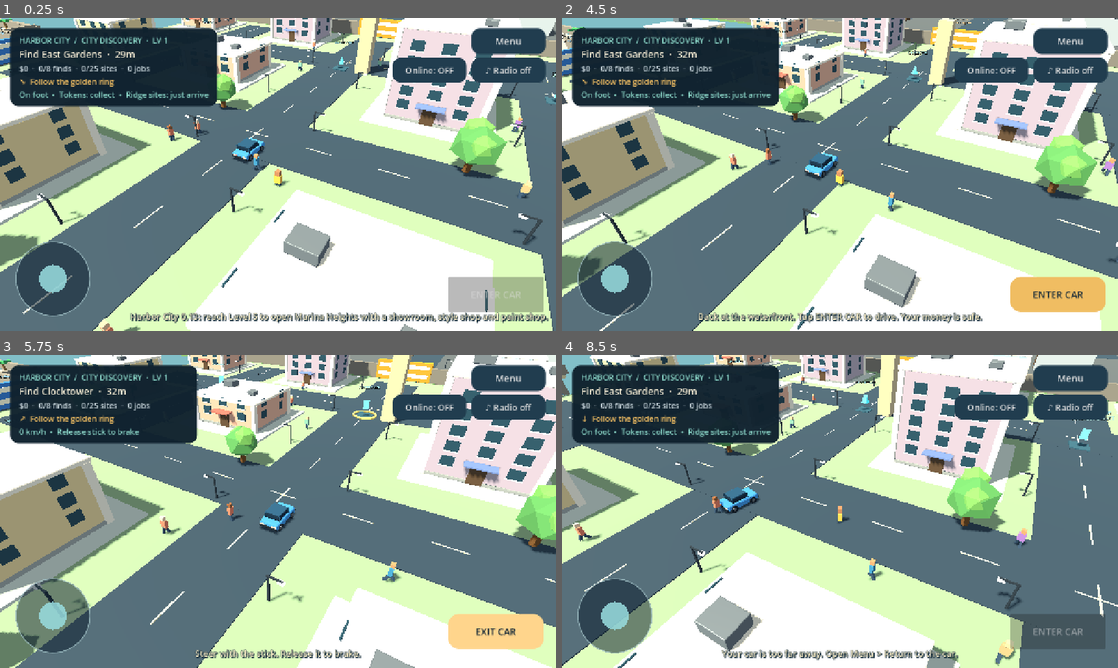
Above: before the commit, frames 1-4 (two rows, left to right).
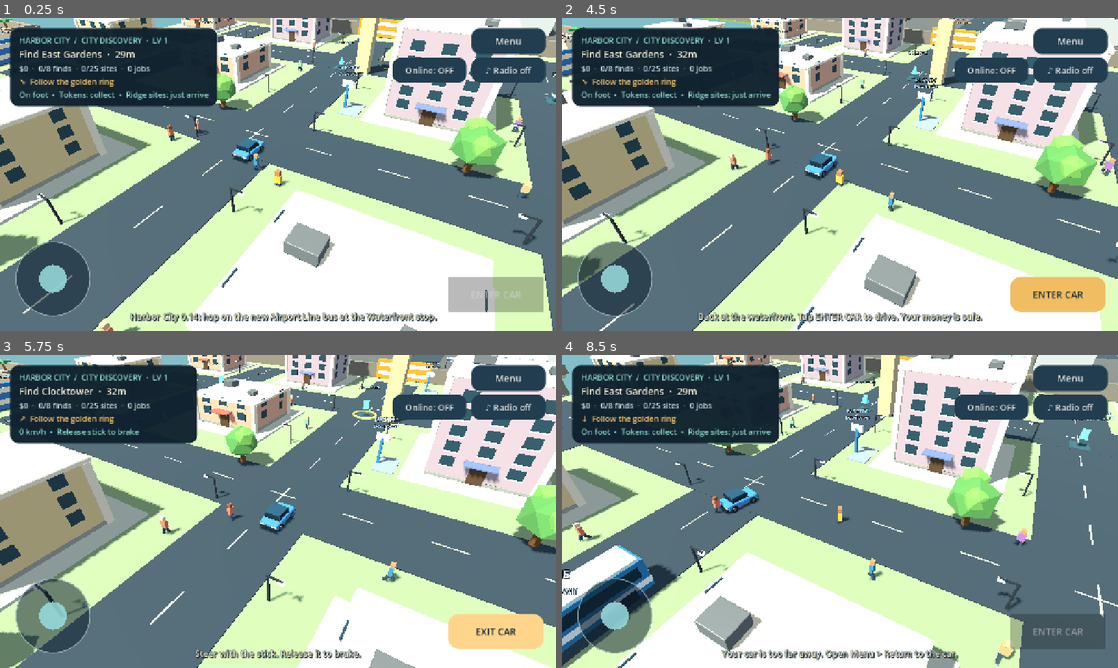
Above: after the commit, the same moments.

Repository: kokolo2020/GTA2027
Game: Godot game, scene res://main.tscn
The game is run twice, just before and just after one commit, with the same random seed, the same clock (stepped at 60 frames per second) and the same inputs.
Inputs (mouse positions are in pixels of both pictures, inside the frame that each line leads up to):
- Up to frame 1 (0.25 s): no input
- Up to frame 2 (4.5 s): click "♪ Radio off" at 0.5 s; click "♪ Harbor FM" at 1.25 s; click "♪ Bay Waves" at 2 s; click "♪ Talk 88" at 2.75 s; click "Menu" at 3.5 s; click "Return to the car" at 4.25 s
- Up to frame 3 (5.75 s): click "ENTER CAR" at 5 s
- Up to frame 4 (8.5 s): move the mouse to (962, 495) at 5.77 s; hold D 5.78-6.5 s; tap E at 5.85, 7.35 s; click (962, 495) at 5.92 s; drag from (728, 527) to (812, 574) at 6.52 s; move the mouse to (895, 442) at 7.27 s; hold D 7.28-8 s; drag from (812, 574) to (673, 464) at 8.02 s

The runs differ from the first frame. In frame 1, 1.5% of the frame differs, in the area x 34-99%, y 0-98%; in frame 2, 0.3%; in frame 3, 0.5%; in frame 4, 4.2%, in the area x 0-57%, y 17-100%.

Commit message:
Harbor City 0.14.0 source: Airport Line bus with six stops, hop on and off
Co-Authored-By: Claude Sonnet 5.5 <noreply@anthropic.com>
Claude-Session: https://claude.ai/code/session_01BK9nDGzoJHfc86356rWEAH

Diff:
--- a/game/main.gd
+++ b/game/main.gd
@@ -81,6 +81,16 @@
 	{"name":"Summit Pass Overlook","pos":Vector3(178,5.7,-270),"pay":800},
 ]
 const NORTH_BONUS := 2000
+const BUS_STOPS := [
+	{"name":"Harbor Waterfront","z":44.0},
+	{"name":"Downtown","z":-12.0},
+	{"name":"North Gate","z":-48.0},
+	{"name":"Industrial Quarter","z":-90.0},
+	{"name":"Maple Suburbs","z":-180.0},
+	{"name":"Harbor Airfield","z":-288.0}]
+const BUS_SPEED := 9.0
+const BUS_DWELL := 7.0
+const BUS_LANE := 2.6
 const TRIALS := [
 	{"name":"City Sprint","area":0,"start":Vector3(-32,0,32),"cps":[Vector3(32,0,32),Vector3(32,0,-32),Vector3(-32,0,-32),Vector3(-32,0,32)],"par":40.0,"pay":300},
 	{"name":"Ridge Sprint","area":1,"start":Vector3(52,0,0),"cps":[Vector3(68,0,0),Vector3(100,0,0),Vector3(118,2.5,0),Vector3(144,5.7,0)],"par":16.0,"pay":500},
@@ -166,6 +176,14 @@
 var action_button: Button
 var menu: PanelContainer
 var driving := false
+var bus: Node3D
+var bus_label: Label3D
+var bus_z := 44.0
+var bus_idx := 0
+var bus_next := 1
+var bus_fwd := true
+var bus_dwell := 5.0
+var bus_riding := false
 var carrying := false
 var cash := 0
 var deliveries := 0
@@ -243,6 +261,7 @@
 	_build_bay()
 	_build_north()
 	_build_marina()
+	_build_bus()
 	_build_landscape()
 	_build_peds()
 	radio_player = AudioStreamPlayer.new()
@@ -257,7 +276,7 @@
 	_radio_refresh()
 	if radio_station > 0 and "--smoke-test" not in OS.get_cmdline_user_args() and "--shots" not in OS.get_cmdline_user_args():
 		_radio_set(radio_station)
-	_show_toast("Harbor City 0.13: reach Level 5 to open Marina Heights with a showroom, style shop and paint shop.")
+	_show_toast("Harbor City 0.14: hop on the new Airport Line bus at the Waterfront stop.")
 	booted = true
 	if "--smoke-test" in OS.get_cmdline_user_args():
 		await _smoke_test()
@@ -1394,6 +1413,120 @@
 	mat.emission_enabled = true
 	mat.emission = tint.darkened(0.4)
 	_sign(String(SHOPS[i]["name"]).to_upper(),pos+Vector3(0,5.2,0),tint.lightened(0.3),40)
+
+# ---------- v0.14 public bus: Waterfront <-> Harbor Airfield, hop on and off at the stops ----------
+func _bus_last() -> int:
+	return BUS_STOPS.size()-1 if _north_open() else 2
+
+func _build_bus() -> void:
+	for i in BUS_STOPS.size():
+		var z: float = BUS_STOPS[i]["z"]
+		_box(self,Vector3(6.6,1.7,z),Vector3(0.3,3.4,0.3),Color("2f7fb8"))
+		_box(self,Vector3(6.6,3.5,z),Vector3(1.6,0.9,0.2),Color("f4f7fa"))
+		_box(self,Vector3(7.6,0.15,z),Vector3(2.6,0.1,4.2),Color("8fa0aa"))
+		_sign("BUS STOP\n"+String(BUS_STOPS[i]["name"]),Vector3(6.6,5.2,z),Color("bfe4ff"),40)
+	bus = Node3D.new()
+	add_child(bus)
+	_box(bus,Vector3(0,1.55,0),Vector3(2.7,2.5,9.6),Color("2f7fb8"))
+	_box(bus,Vector3(0,0.95,0),Vector3(2.74,0.5,9.64),Color("f4f7fa"))
+	_box(bus,Vector3(0,2.0,0),Vector3(2.76,0.9,8.6),Color("1d3442"))
+	_box(bus,Vector3(0,2.85,0),Vector3(2.5,0.25,9.2),Color("e8eef2"))
+	for wx in [-1.2,1.2]:
+		for wz in [-3.0,3.0]:
+			_box(bus,Vector3(wx,0.45,wz),Vector3(0.45,0.9,1.1),Color("20262b"))
+	_box(bus,Vector3(0,1.3,-4.82),Vector3(2.3,0.5,0.1),Color("ffe9a8"))
+	bus_label = Label3D.new()
+	bus_label.font_size = 46
+	bus_label.modulate = Color("d8f0ff")
+	bus_label.position = Vector3(0,4.6,0)
+	bus_label.billboard = BaseMaterial3D.BILLBOARD_ENABLED
+	bus_label.outline_size = 8
+	bus_label.pixel_size = 0.014
+	bus.add_child(bus_label)
+	_bus_reset()
+
+func _bus_reset() -> void:
+	bus_idx = 0
+	bus_next = 1
+	bus_fwd = true
+	bus_dwell = 5.0
+	bus_z = float(BUS_STOPS[0]["z"])
+	bus.position = Vector3(BUS_LANE,0,bus_z)
+	bus.rotation.y = 0.0
+
+func _bus_text() -> String:
+	if bus_dwell > 0.0:
+		return "AIRPORT LINE\nAt %s" % BUS_STOPS[bus_idx]["name"]
+	return "AIRPORT LINE\nNext: %s" % BUS_STOPS[bus_next]["name"]
+
+func _bus_tick(delta: float) -> void:
+	if bus == null:
+		return
+	var last := _bus_last()
+	if bus_dwell > 0.0:
+		bus_dwell -= delta
+		if bus_dwell <= 0.0:
+			if bus_fwd and bus_idx >= last:
+				bus_fwd = false
+			elif not bus_fwd and bus_idx <= 0:
+				bus_fwd = true
+			bus_next = clampi(bus_idx+(1 if bus_fwd else -1),0,BUS_STOPS.size()-1)
+			if bus_riding:
+				_show_toast("Next stop: %s" % BUS_STOPS[bus_next]["name"])
+	else:
+		var target_z: float = BUS_STOPS[bus_next]["z"]
+		var remaining := absf(target_z-bus_z)
+		var speed := minf(BUS_SPEED,2.0+remaining*1.1)
+		var step := minf(speed*delta,remaining)
+		bus_z += step*(-1.0 if bus_fwd else 1.0)
+		if remaining-step < 0.02:
+			bus_z = target_z
+			bus_idx = bus_next
+			bus_dwell = BUS_DWELL+(3.0 if bus_idx == 0 or bus_idx >= last else 0.0)
+			if bus_riding:
+				_show_toast("%s  ·  tap GET OFF to hop off" % BUS_STOPS[bus_idx]["name"])
+	var lane := BUS_LANE if bus_fwd else -BUS_LANE
+	bus.position.x = move_toward(bus.position.x,lane,delta*2.2)
+	bus.position.z = bus_z
+	bus.rotation.y = lerp_angle(bus.rotation.y,0.0 if bus_fwd else PI,minf(delta*3.0,1.0))
+	bus_label.text = _bus_text()
+	if bus_riding:
+		player.position = bus.position+Vector3(0,1.3,0)
+		player.velocity = Vector3.ZERO
+
+func _bus_near() -> bool:
+	if bus == null or driving or bus_riding or bus_dwell <= 0.0:
+		return false
+	if exploring and _nearest_find() >= 0:
+		return false
+	if not exploring:
+		var dest := _destination()
+		if Vector2(player.position.x-dest.x,player.position.z-dest.z).length() < 4.8:
+			return false
+	return Vector2(player.position.x-bus.position.x,player.position.z-bus.position.z).length() < 9.0
+
+func _bus_board() -> void:
+	if chase_mode != 0 or online_role != 0:
+		_show_toast("No bus rides during a chase.")
+		return
+	bus_riding = true
+	player.hide()
+	player.get_child(0).set_deferred("disabled",true)
+	_show_toast("Riding the Airport Line  ·  next stop: %s" % BUS_STOPS[bus_next if bus_dwell <= 0.0 else clampi(bus_idx+(1 if bus_fwd else -1),0,BUS_STOPS.size()-1)]["name"])
+
+func _bus_alight(force := false) -> void:
+	if not bus_riding:
+		return
+	if bus_dwell <= 0.0 and not force:
+		_show_toast("Wait for the next stop: %s" % BUS_STOPS[bus_next]["name"])
+		return
+	bus_riding = false
+	var z := bus.position.z
+	player.position = Vector3(5.2,0.9,z+3.2)
+	player.velocity = Vector3.ZERO
+	player.show()
+	player.get_child(0).set_deferred("disabled",false)
+	_show_toast("Hopped off at %s." % BUS_STOPS[bus_idx]["name"])
 
 func _build_marina() -> void:
 	var asphalt := Color("354653")
@@ -1730,6 +1863,7 @@
 	return orole_test or (online_on and online_state == 3)
 
 func _orole_start(role: int) -> void:
+	_bus_alight(true)
 	if not _orole_ready():
 		_show_toast("Turn Online on first (top right), then pick a role.")
 		return
@@ -1879,6 +2013,7 @@
 	return center+Vector3(dist,0.3,0)
 
 func _chase_start(mode: int) -> void:
+	_bus_alight(true)
 	if trial_active >= 0:
 		_show_toast("Finish or cancel your trial first.")
 		return
@@ -2905,6 +3040,8 @@
 		float(Input.is_physical_key_pressed(KEY_D) or Input.is_physical_key_pressed(KEY_RIGHT))-float(Input.is_physical_key_pressed(KEY_A) or Input.is_physical_key_pressed(KEY_LEFT)),
 		float(Input.is_physical_key_pressed(KEY_S) or Input.is_physical_key_pressed(KEY_DOWN))-float(Input.is_physical_key_pressed(KEY_W) or Input.is_physical_key_pressed(KEY_UP)))
 	var control := keyboard.limit_length() if keyboard.length() > 0 else stick
+	if bus_riding:
+		control = Vector2.ZERO
 	# Align movement to the camera's horizontal axes.
 	var forward := -camera.global_basis.z
 	forward.y = 0
@@ -2933,6 +3070,7 @@
 	car.move_and_slide()
 	if car.is_on_floor():
 		car.velocity.y = 0
+	_bus_tick(delta)
 	if player.position.y < -5 or car.position.y < -5:
 		_rescue()
 	if driving:
@@ -2978,6 +3116,14 @@
 	var shop := _nearest_shop()
 	if shop >= 0:
 		_shop_open(shop)
+		return
+	if bus_riding:
+		_bus_alight()
+		_refresh_hud()
+		return
+	if _bus_near():
+		_bus_board()
+		_refresh_hud()
 		return
 	var body: CharacterBody3D = car if driving else player
 	if not exploring and next_job_pending:
@@ -3082,7 +3228,15 @@
 		compass.text = "%s  Buy a Ridge Rover in Menu > Garage" % arrows[arrow_index]
 	speed_label.text = "%d km/h  •  Release stick to brake" % int(Vector2(car.velocity.x,car.velocity.z).length()*3.6) if driving else "On foot  •  Tokens: collect  •  Ridge sites: just arrive"
 	action_button.disabled = false
-	if not exploring and next_job_pending:
+	if bus_riding:
+		objective.text = "Airport Line  ·  next: %s" % BUS_STOPS[bus_idx if bus_dwell > 0.0 else bus_next]["name"]
+		speed_label.text = "On the bus  •  Tap GET OFF at a stop"
+	if bus_riding:
+		action_button.text = "GET OFF" if bus_dwell > 0.0 else "RIDING…"
+		action_button.disabled = bus_dwell <= 0.0
+	elif _bus_near() and _nearest_shop() < 0:
+		action_button.text = "BOARD BUS"
+	elif not exploring and next_job_pending:
 		action_button.text = "NEXT JOB"
 	elif _nearest_shop() >= 0:
 		action_button.text = "OPEN " + String(SHOPS[_nearest_shop()]["verb"])
@@ -3139,6 +3293,7 @@
 	joystick.queue_redraw()
 
 func _rescue() -> void:
+	bus_riding = false
 	car.position = Vector3(1.7,0.8,4)
 	car.rotation = Vector3.ZERO
 	car.velocity = Vector3.ZERO
@@ -3611,6 +3766,7 @@
 	await _smoke_orole()
 	_smoke_levels()
 	_smoke_marina()
+	_smoke_bus()
 	_smoke_models()
 	cash = original_cash
 	deliveries = original_deliveries
@@ -3736,6 +3892,60 @@
 	trial_done = saved[4]
 	claimed_mask = saved[5]
 	deliveries = saved[6]
+
+func _smoke_bus() -> void:
+	var saved_north := north_mask
+	var saved_bay := bay_mask
+	var saved_driving := driving
+	var saved_pos := player.position
+	bay_mask = 0
+	_update_gate()
+	assert(not _north_open() and _bus_last() == 2,"Bus line is limited to the city while the North Gate is closed")
+	_bus_reset()
+	for i in 600:
+		_bus_tick(0.25)
+		assert(bus_z > -49.0,"Bus must not cross the closed North Gate")
+	bay_mask = (1 << BAY.size())-1
+	_update_gate()
+	assert(_bus_last() == BUS_STOPS.size()-1,"Bus line reaches the airfield once the highway is open")
+	_bus_reset()
+	driving = false
+	player.show()
+	player.get_child(0).set_deferred("disabled",false)
+	player.position = bus.position+Vector3(5,0.9,2)
+	assert(_bus_near(),"Player is near the waiting bus")
+	_interact()
+	assert(bus_riding,"BOARD BUS did not work")
+	var reached := false
+	for i in 400:
+		_bus_tick(0.25)
+		if bus_idx == 1 and bus_dwell > 0.0:
+			reached = true
+			break
+	assert(reached,"Bus never reached Downtown")
+	assert(player.position.distance_to(bus.position) < 3.0,"Rider moves with the bus")
+	_interact()
+	assert(not bus_riding and player.visible,"GET OFF at a stop did not work")
+	assert(absf(player.position.z-bus.position.z) < 6.0,"Player hops off next to the stop")
+	var airfield := false
+	var turned := false
+	for i in 3000:
+		_bus_tick(0.25)
+		if bus_idx == BUS_STOPS.size()-1:
+			airfield = true
+		if airfield and not bus_fwd and bus_dwell <= 0.0:
+			turned = true
+			break
+	assert(airfield and turned,"Bus loop reaches Harbor Airfield and turns back")
+	north_mask = saved_north
+	bay_mask = saved_bay
+	_update_gate()
+	_bus_reset()
+	driving = saved_driving
+	player.position = saved_pos
+	if driving:
+		player.hide()
+		player.get_child(0).set_deferred("disabled",true)
 
 func _smoke_marina() -> void:
 	var saved := [found_mask,ridge_mask,bay_mask,north_mask,trial_done,claimed_mask,deliveries,marina_mask,shop_visit_mask,owned_mask,car_id,cash,av_shirt,av_pants,av_hat,av_own.duplicate(),car_paint.duplicate(),driving]
@@ -4433,6 +4643,39 @@
 	await get_tree().process_frame
 	await _save_shot("marina-style")
 	_shop_close()
+	# v0.14 bus line
+	bay_mask = (1 << BAY.size())-1
+	_update_gate()
+	_bus_reset()
+	bus_dwell = 30.0
+	driving = false
+	player.show()
+	player.get_child(0).set_deferred("disabled",false)
+	player.position = Vector3(5.2,0.9,47.0)
+	player.velocity = Vector3.ZERO
+	car.position = Vector3(-30,0.8,10)
+	car.velocity = Vector3.ZERO
+	car_speed = 0.0
+	camera.position = player.position+Vector3(11,17,19)
+	for i in 40:
+		await get_tree().physics_frame
+	await _save_shot("bus-stop")
+	_interact()
+	bus_dwell = 0.0
+	bus_next = 3
+	bus_idx = 2
+	bus_z = -60.0
+	bus_fwd = true
+	bus.position = Vector3(BUS_LANE,0,-60.0)
+	for i in 120:
+		await get_tree().physics_frame
+	await _save_shot("bus-ride")
+	bus_idx = 4
+	bus_next = 5
+	bus_z = -250.0
+	for i in 200:
+		await get_tree().physics_frame
+	await _save_shot("bus-airfield")
 	get_tree().quit()
 
 func _shot_car(pos: Vector3, yaw: float) -> void:
Not shown, changed: game/export_presets.cfg
Not shown, changed: CLAUDE-HANDOVER.md
Not shown, added: docs/releases/v0.14.0.md
